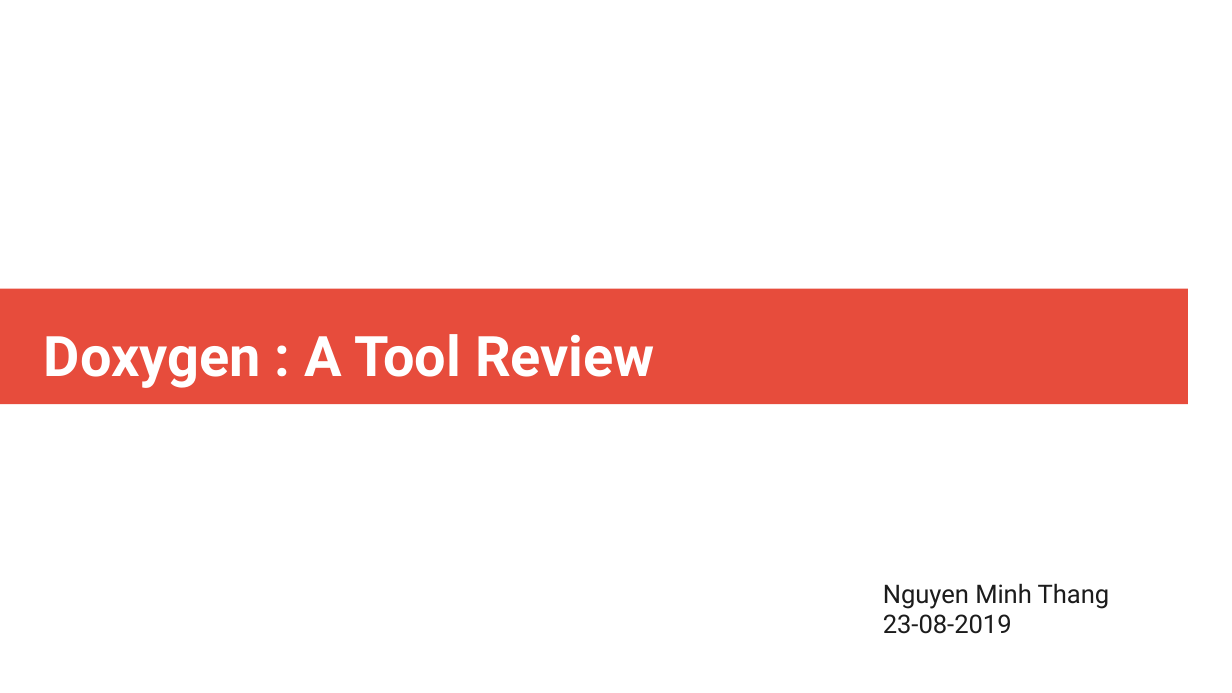
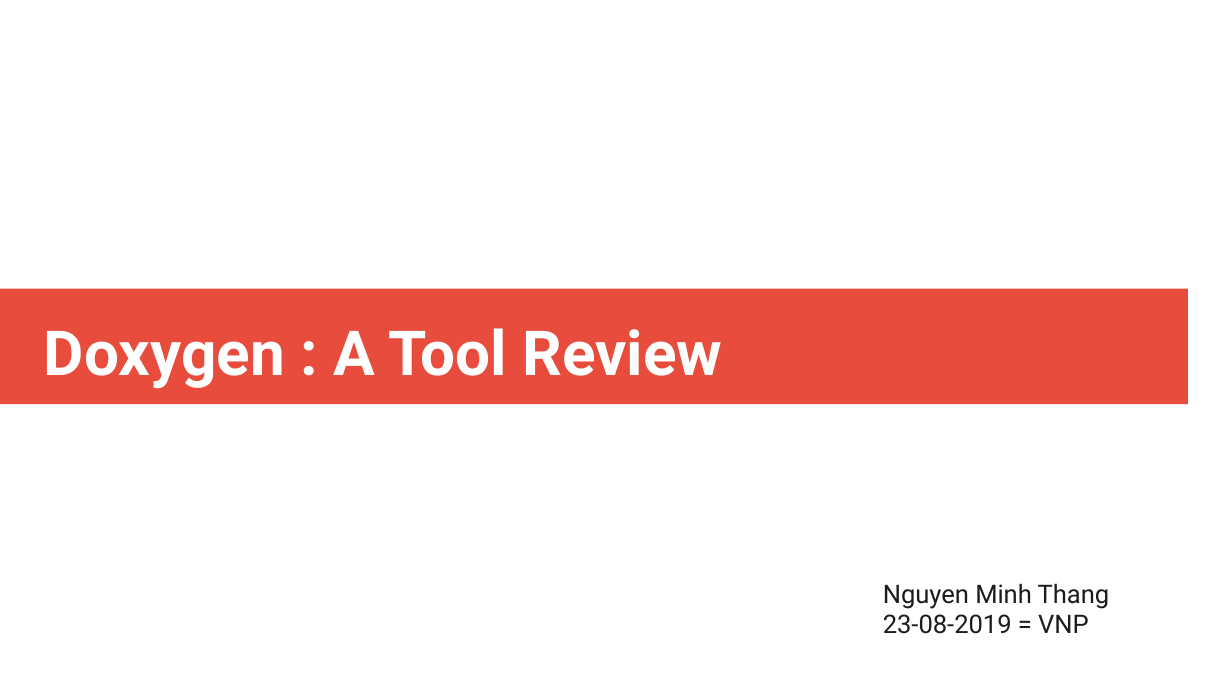
Before and after one commit to nguyenthang011099/Doxygen-, a slide deck: slide 1 of Doxygen.odp. Drawn at 1232x693 pixels with LibreOffice and Linux fonts; fonts in the diff are those of the drawing. Boxes give left, top, right and bottom in pixels: in the first picture for what was removed or moved away, otherwise in the second. Text is boxed around its words. In the diff, an @@ line names an element or a change of style, - is before the commit and + after.

Commit message:
update Doxygen

```diff
--- a/Doxygen.odp
+++ b/Doxygen.odp
@@ title "Doxygen : A Tool Review" at (x1=44, y1=328, x2=723, y2=389): size 36 to 40 pt @@
@@ subtitle at (x1=883, y1=614, x2=1089, y2=634): text changed @@
-23-08-2019
+23-08-2019 = VNP
```
Also in this commit, not shown: 2 other slides changed, 6 slides added, 6 slides removed, 6 other files.
